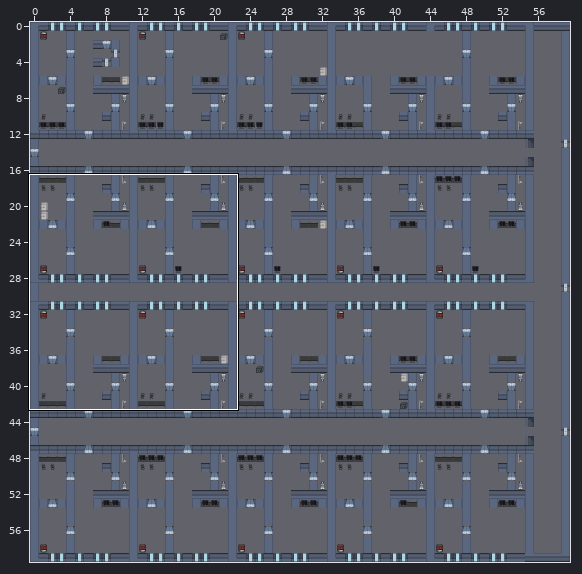
Two versions of a level (Tiled map, NamelessRogue/Content/Buildings/ApartmentBlockFloor.tmx). Above, an overview of the earlier version with the close-up marked.
Close-up. Earlier state:
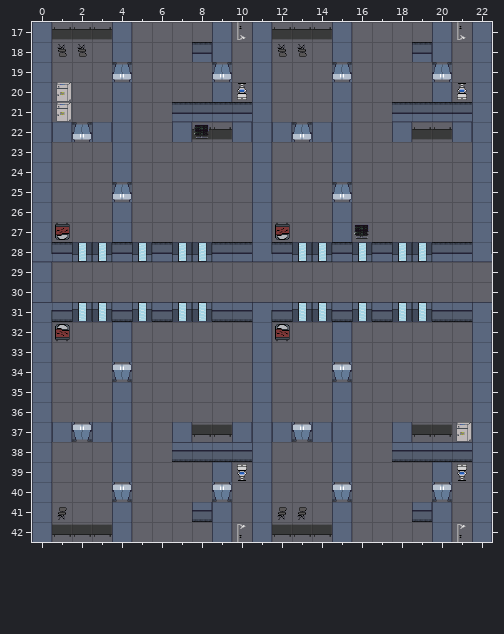
Cells are 32x32 px. Shown: x 0..22, y 17..42. The commit also changed other parts of the map, which this record leaves out. Tiles whose own drawing changed are shown in their newer look in all pictures.
The same view after the edit:
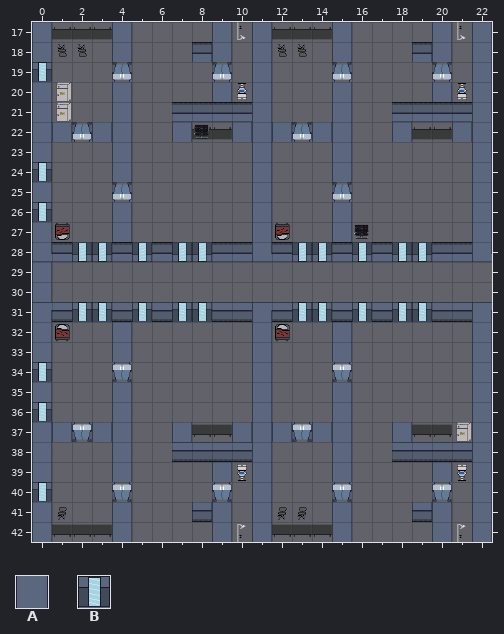
Key: from "tileset2": A 20, B 26.
_ is an empty cell.
What changed:
Layer "main":
y 19: x 0 A -> B
y 24: x 0 A -> B
y 26: x 0 A -> B
y 34: x 0 A -> B
y 36: x 0 A -> B
y 40: x 0 A -> B
